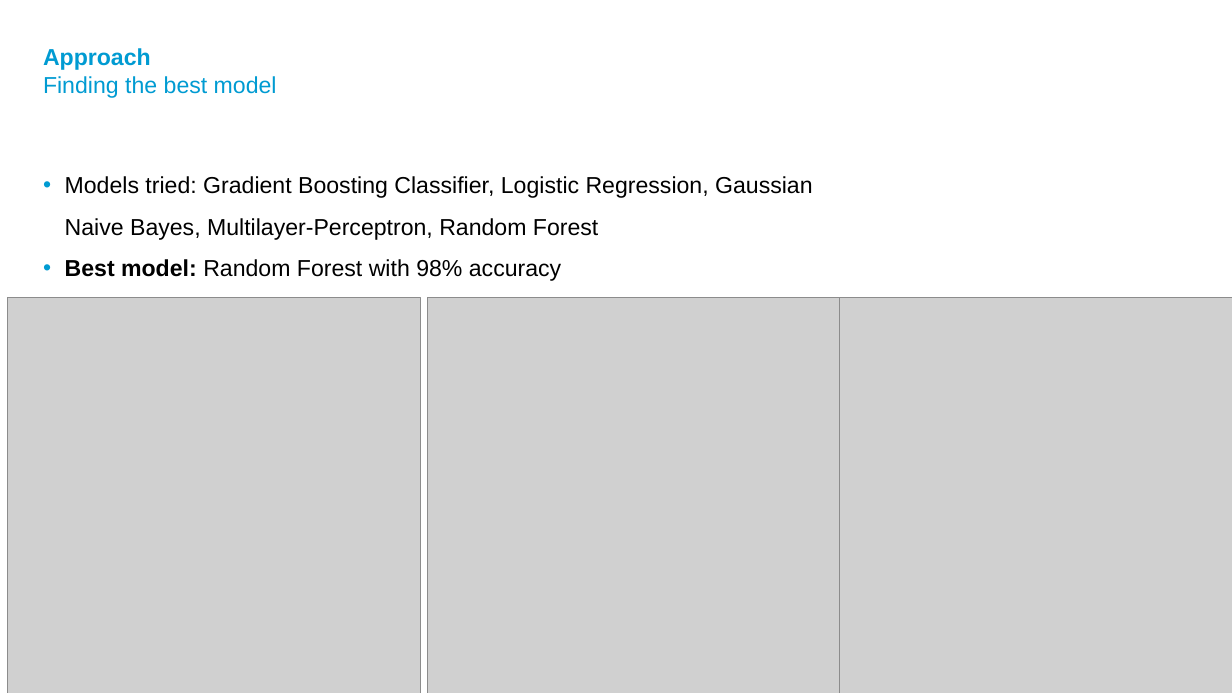
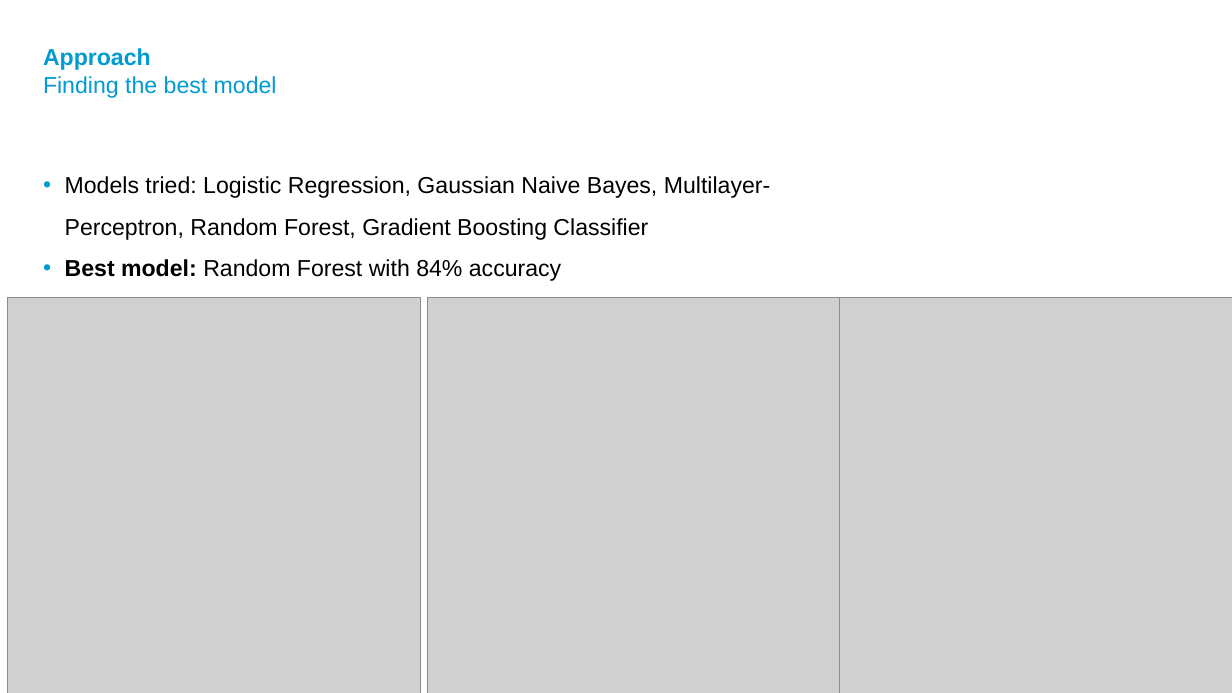
Before and after one commit to ronnyporsch/QuantitativeDataAnalysis, a slide deck: slide 7 of doc/presentation.pptx. Drawn at 1232x693 pixels with LibreOffice and Linux fonts; fonts in the diff are those of the drawing; grey boxes stand for pictures; background and template pictures are left out. Boxes give left, top, right and bottom in pixels: in the first picture for what was removed or moved away, otherwise in the second. Text is boxed around its words. In the diff, an @@ line names an element or a change of style, - is before the commit and + after.

```diff
--- a/doc/presentation.pptx
+++ b/doc/presentation.pptx
@@ subtitle at <box>65,176,770,281</box>: text changed @@
-• Models tried: Gradient Boosting Classifier, Logistic Regression, Gaussian Naive Bayes, Multilayer-Perceptron, Random Forest
-• Best model: Random Forest with 98% accuracy
+• Models tried: Logistic Regression, Gaussian Naive Bayes, Multilayer-Perceptron, Random Forest, Gradient Boosting Classifier
+• Best model: Random Forest with 84% accuracy
```
Also in this commit, not shown: 3 other files.
